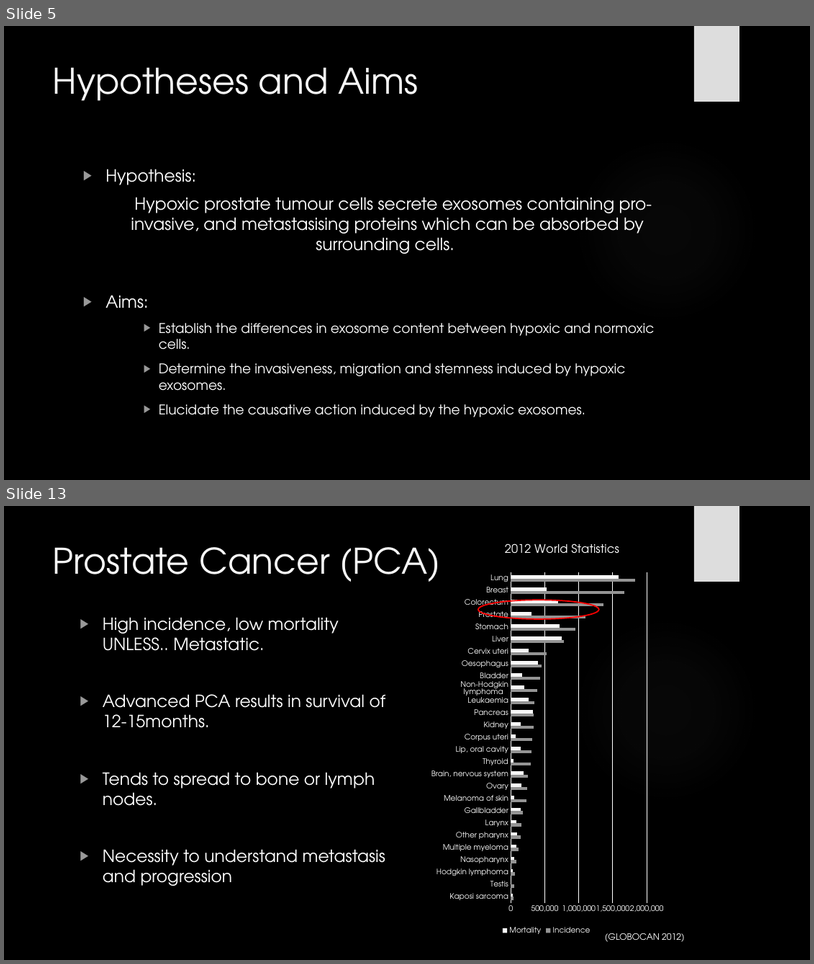
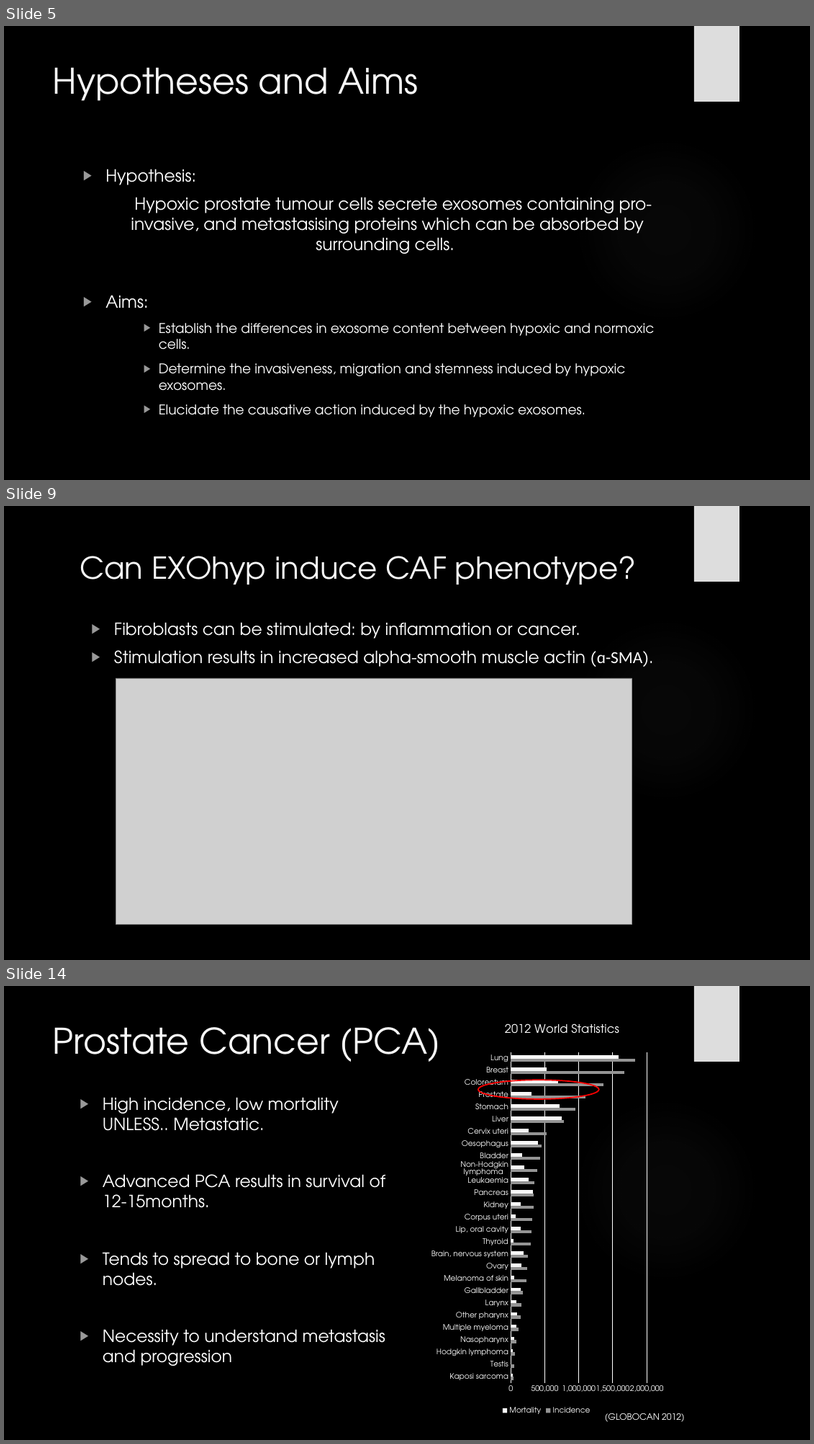
Before and after one commit to HarleyRobinson/Honours2, a slide deck: BackgroundInfo/JCslides.pptx. Shown one above the other, each under a label of ours: slides 5 and 13 before the commit, slides 5, 9 and 14 after it; the slides between them are not shown. The pictures are 814x964 and 814x1444 pixels, drawn with LibreOffice and Linux fonts; fonts in the diff are those of the drawing; grey boxes stand for pictures; background and template pictures are left out. Boxes give left, top, right and bottom in pixels: in the first picture for what was removed or moved away, otherwise in the second. Text is boxed around its words. In the diff, an @@ line names an element or a change of style, - is before the commit and + after.

```diff
--- a/BackgroundInfo/JCslides.pptx
+++ b/BackgroundInfo/JCslides.pptx
@@ slide 9 added at bbox=[4, 506, 810, 960], background picture (left out); not listed: 2 template elements that a slide beside it also shows @@
@@ title added at bbox=[80, 556, 636, 584], 36 pt, text #F8F8F8 @@
+Can EXOhyp induce CAF phenotype?
@@ text added at bbox=[114, 622, 654, 667], 20 pt, text #FFFFFF @@
+▶ Fibroblasts can be stimulated: by inflammation or cancer.
+▶ Stimulation results in increased alpha-smooth muscle actin (ɑ-SMA).
@@ picture added at bbox=[116, 678, 633, 924] @@
@@ what was slide 13 is now slide 14 @@
```
Also in this commit, not shown: 6 slides changed, 1 other slide added, 1 slide removed, 2 other files.
